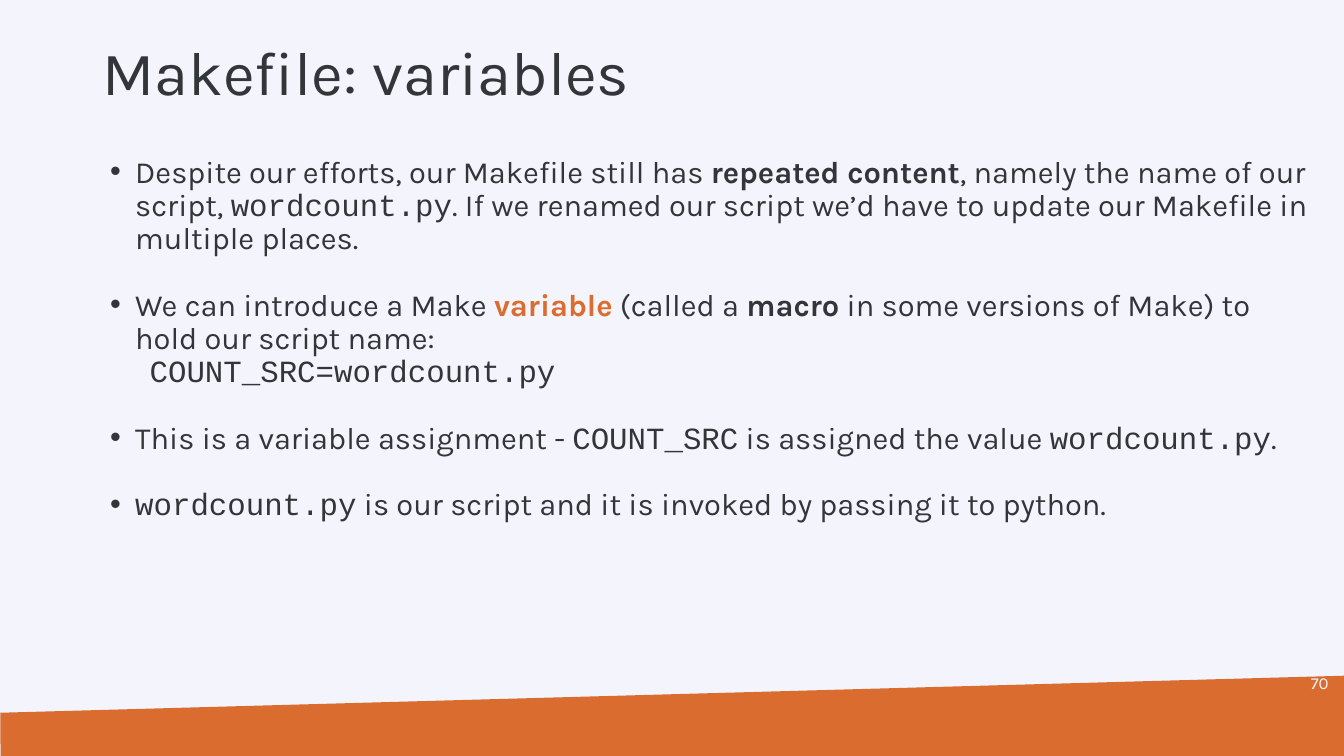
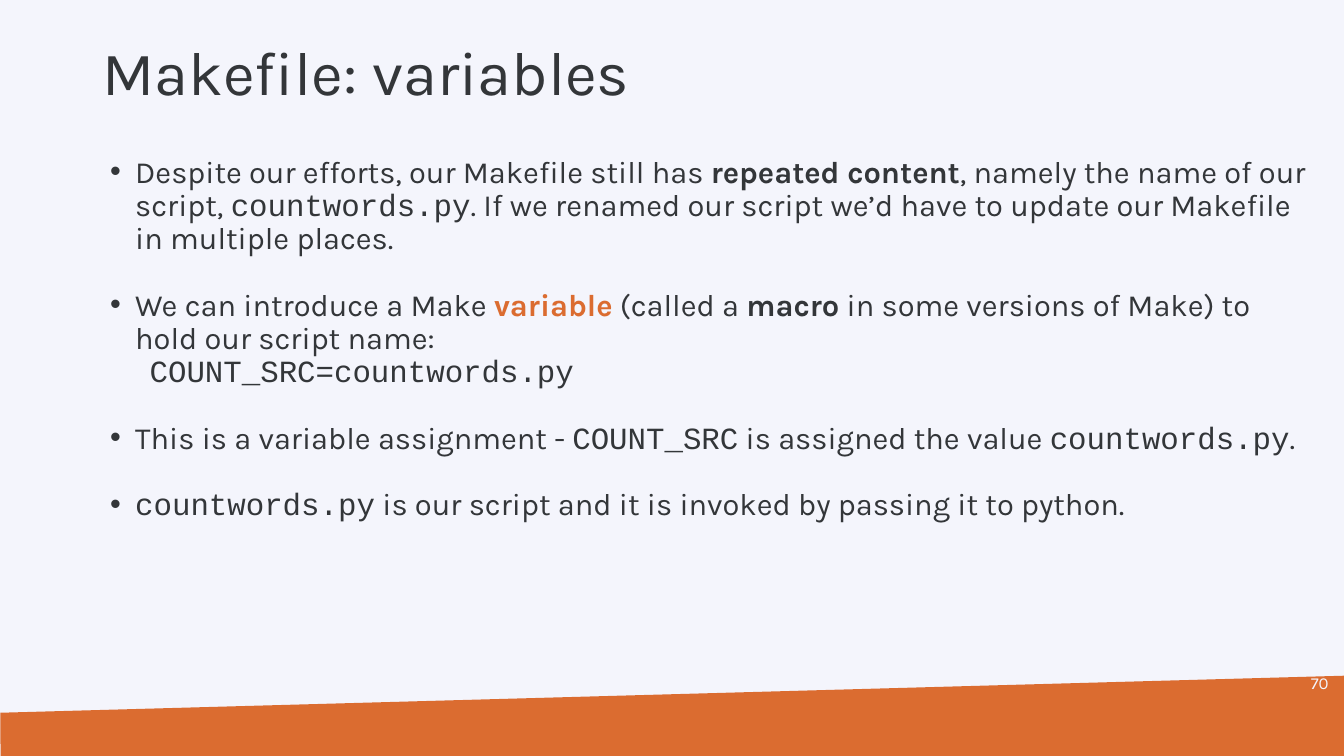
Before and after one commit to hpcleuven/Makefile-intro, a slide deck: slide 70 of Make.pptx. Drawn at 1344x756 pixels with LibreOffice and Linux fonts; fonts in the diff are those of the drawing; background and template pictures are left out. Boxes give left, top, right and bottom in pixels: in the first picture for what was removed or moved away, otherwise in the second. Text is boxed around its words. In the diff, an @@ line names an element or a change of style, - is before the commit and + after.

```diff
--- a/Make.pptx
+++ b/Make.pptx
@@ text at [135,162,1306,257]: text changed @@
-• Despite our efforts, our Makefile still has repeated content, namely the name of our script, wordcount.py. If we renamed our script we’d have to update our Makefile in multiple places.
+• Despite our efforts, our Makefile still has repeated content, namely the name of our script, countwords.py. If we renamed our script we’d have to update our Makefile in multiple places.
@@ text at [135,360,1295,523]: text changed @@
-  COUNT_SRC=wordcount.py
-• This is a variable assignment - COUNT_SRC is assigned the value wordcount.py.
-• wordcount.py is our script and it is invoked by passing it to python.
+  COUNT_SRC=countwords.py
+• This is a variable assignment - COUNT_SRC is assigned the value countwords.py.
+• countwords.py is our script and it is invoked by passing it to python.
```
Also in this commit, not shown: 58 other slides changed, 1 other file.
